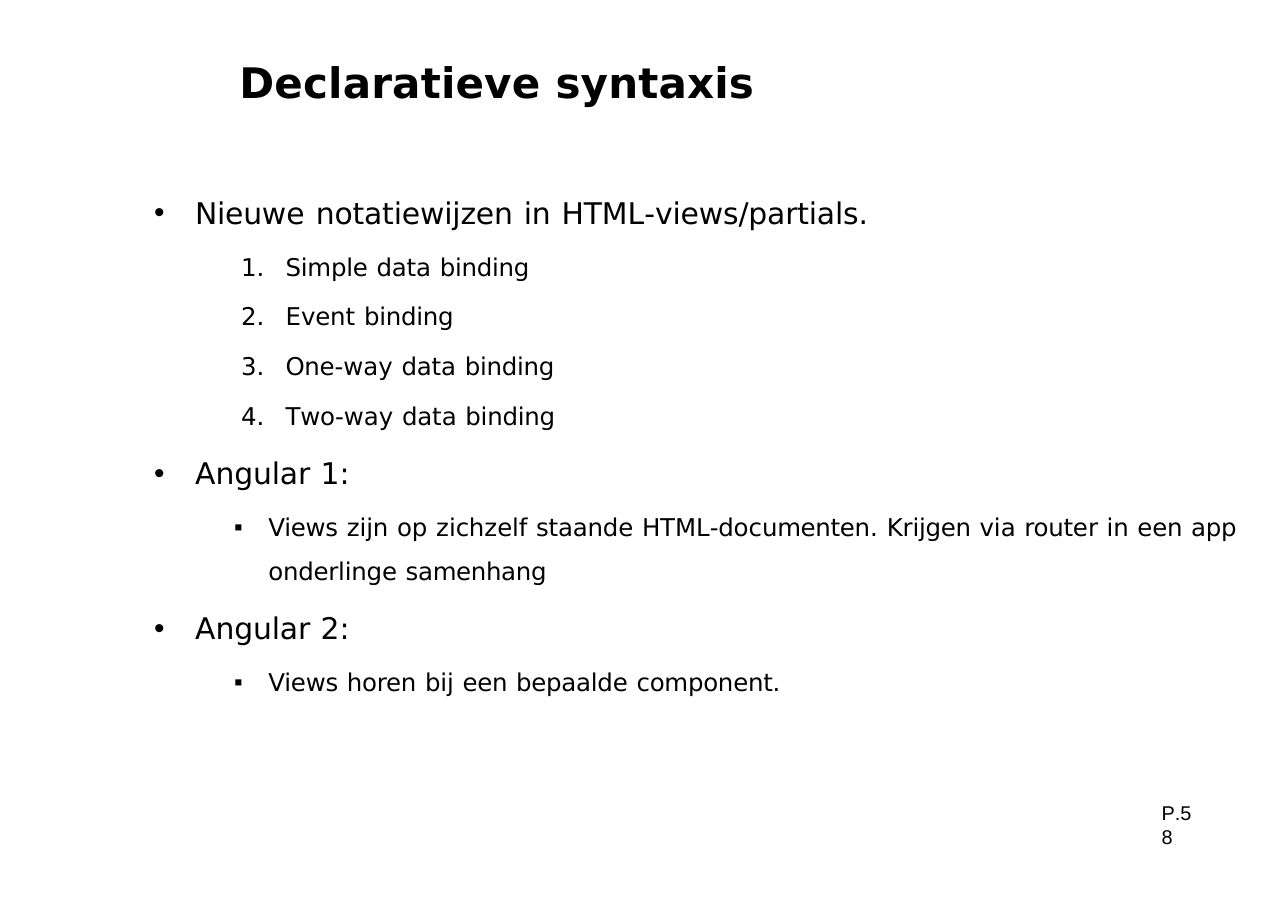
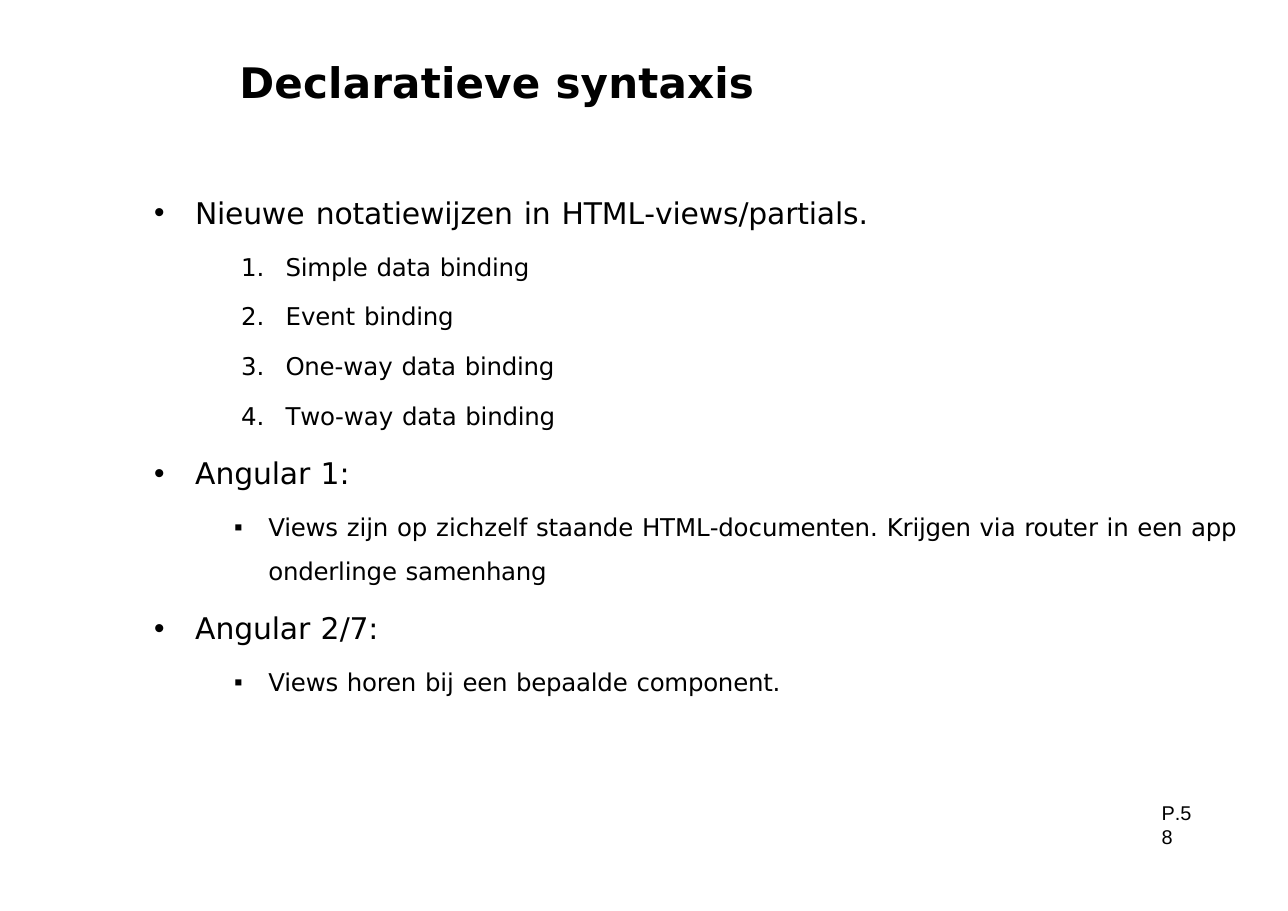
Before and after one commit to petereijgermans11/workshop-angular7, a slide deck: slide 3 of PPT/02- Angular Databinding.pptx. Drawn at 1288x911 pixels with LibreOffice and Linux fonts; fonts in the diff are those of the drawing. Boxes give left, top, right and bottom in pixels: in the first picture for what was removed or moved away, otherwise in the second. Text is boxed around its words. In the diff, an @@ line names an element or a change of style, - is before the commit and + after.

```diff
--- a/PPT/02- Angular Databinding.pptx
+++ b/PPT/02- Angular Databinding.pptx
@@ text at (195,616,379,646): text changed @@
-• Angular 2:
+• Angular 2/7:
```
Also in this commit, not shown: 1 other slide changed, 7 other files.
